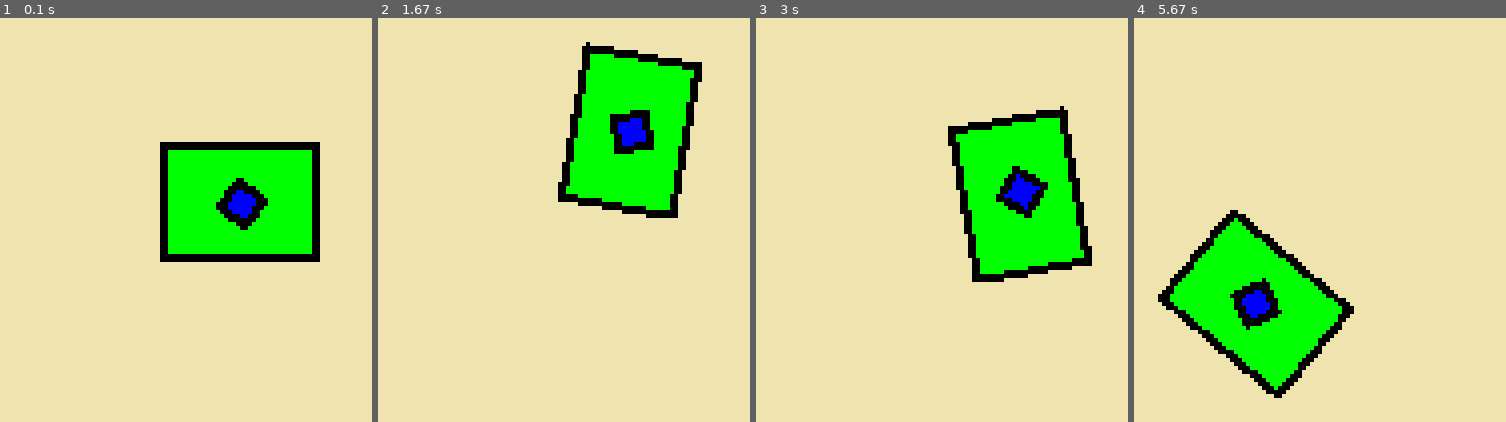
Above: before the commit, frames 1-4 (left to right).
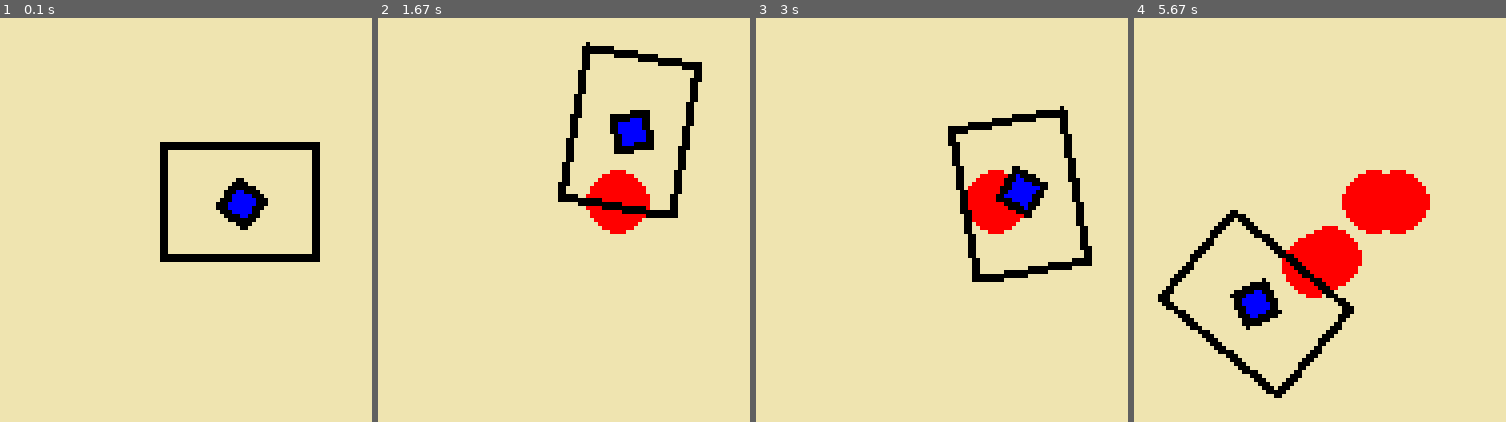
Above: after the commit, the same moments.

Repository: Keksfabrik-glitch/Panzerkiste
Game: pygame game, started from Zusammenführen.py
The game is run twice, just before and just after one commit, with the same random seed, the same clock (stepped at 60 frames per second) and the same inputs.
Inputs (mouse positions are in pixels of both pictures, inside the frame that each line leads up to):
- Up to frame 1 (0.1 s): no input
- Up to frame 2 (1.67 s): hold Space 0.33-0.8 s; hold D 0.33-0.8 s; move the mouse to (500, 308) at 0.37 s; hold D 0.83-1.3 s; move the mouse to (outside the picture) at 0.87 s; hold W 1.33-1.63 s; move the mouse to (outside the picture) at 1.37 s
- Up to frame 3 (3 s): hold D 1.67-2.13 s; move the mouse to (outside the picture) at 1.7 s; hold A 2.17-2.7 s; move the mouse to (outside the picture) at 2.2 s; hold S from 2.73 s (still down); move the mouse to (outside the picture) at 2.77 s
- Up to frame 4 (5.67 s): release S at 3.03 s; tap Space at 3.07, 3.47, 3.77, 3.9, 4.3, 4.6, 4.97, 5.37 s; hold A 3.4-3.8 s; move the mouse to (outside the picture) at 3.43 s; hold W 3.83-4.2 s; move the mouse to (outside the picture) at 3.87 s; hold D 4.23-4.87 s; move the mouse to (outside the picture) at 4.27 s; hold S 4.9-5.27 s; move the mouse to (outside the picture) at 4.93 s; hold A from 5.3 s (still down); move the mouse to (outside the picture) at 5.33 s

The runs differ from the first frame. In frame 1, 8.9% of the frame differs, in the area x 45-84%, y 32-59%; in frame 2, 9.5%; in frame 3, 8.9%; in frame 4, 14%, in the area x 9-80%, y 37-93%.

Commit message:
Update Zusammenführen.py
Zusammengeführt

Diff:
--- a/Zusammenführen.py
+++ b/Zusammenführen.py
@@ -1,23 +1,18 @@
 import pygame
-import sys
+import time
 import math
-
+import threading
 pygame.init()
 WIDTH, HEIGHT = 800, 600
 screen = pygame.display.set_mode((WIDTH, HEIGHT))
 clock = pygame.time.Clock()
 
-WHITE = (255, 255, 255)
-RED = (255, 0, 0)
+WEISS = (255, 255, 255)
+ROT = (255, 0, 0)
 SCHWARZ = (0, 0, 0)
 SAND = (239, 228, 176)
 BLAU = (0, 0, 255)
 panzer_größe = 40
-
-def angle_diff(a, b):
-    """Kleinste Differenz zwischen zwei Winkeln"""
-    diff = (b - a + 180) % 360 - 180
-    return diff
 
 class Player:
     def __init__(self, position):
@@ -25,29 +20,33 @@
         self.position = pygame.Vector2(position)
         self.geschwindigkeit = 10
         self.kugeln = 5
-        self.kugelgeschwindigkeit = 20
         self.kugel_art = 1  # 2 = Feuer
         self.nachladezeit = 3
         self.letzterSchuss = 0
-        self.mineZeit = 7
-        self.minenAnzahl = -1  # -1 = unendlich viele
+        self.mieneZeit = 7
+        self.mienenAnzahl = -1  # -1 = unendlich viele
+        self.letzte_mine_zeit = 0
+        self.mine_cooldown = 500
         self.drehgeschwindigkeit = 5
         self.turmDrehgeschw = 8
         self.abpraller = 2
         self.abprallChance = 0.75
         self.richtung = 90  #
+        self.turmWinkel = 0
+        self.leben = 3
+        self.mienenPos = []
         self.winkel = 0
         self.turmWinkel = 0
         self.leben = 3
-        self.ActiveKugeln = []
+        self.mienenPos = []
+    def Drehen(self,Um):
 
-    def Drehen(self, Um):
         self.richtung += Um
         self.richtung %= 360
 
     def goW(self):
         rad = math.radians(self.richtung)
-        bewegung = pygame.Vector2(math.sin(rad), -math.cos(rad)) * self.geschwindigkeit / 10
+        bewegung = pygame.Vector2( math.sin(rad), -math.cos(rad) ) * self.geschwindigkeit/10
         self.position += bewegung
 
     def goD(self):
@@ -58,12 +57,22 @@
 
     def goS(self):
         rad = math.radians(self.richtung)
-        bewegung = pygame.Vector2(math.sin(rad), -math.cos(rad)) * self.geschwindigkeit / 10
+        bewegung = pygame.Vector2( math.sin(rad), -math.cos(rad) ) * self.geschwindigkeit/10
         self.position -= bewegung
+    def Miene(self):
+        aktuelle_zeit = pygame.time.get_ticks()
+        if aktuelle_zeit - self.letzte_mine_zeit >= self.mine_cooldown:
+            if self.mienenAnzahl >= 1 or self.mienenAnzahl == -1:
+                if self.mienenAnzahl != -1:
+                    self.mienenAnzahl -= 1
+                if len(self.mienenPos) <= 5:
+                    self.mienenPos.append(self.position.copy())
+                    self.letzte_mine_zeit = aktuelle_zeit
 
-# IGNORIEREN NUR DAMIT MAN ES VISUELL SIEHT
+
+#IGNORIEREN NUR DAMIT MAN ES VISUELL SIEHT
+
 player = Player((400, 300))
-
 # Definiere das blaue Quadrat (unten)
 unten = pygame.Surface((panzer_größe / 4, panzer_größe / 4), pygame.SRCALPHA)
 unten.fill(BLAU)
@@ -77,7 +86,6 @@
     for event in pygame.event.get():
         if event.type == pygame.QUIT:
             running = False
-
     maus_pos = pygame.mouse.get_pos()
     richtung = pygame.Vector2(maus_pos) - player.position
     if richtung.length() != 0:
@@ -98,15 +106,21 @@
         player.goA()
     if keys[pygame.K_d]:
         player.goD()
+    if keys[pygame.K_SPACE]:
+        MieneVerarbeitung = threading.Thread(target=player.Miene(), args=())
 
-    # Zeichne den Turm (rotierend)
+    for pos in player.mienenPos:
+        miene = pygame.draw.circle(screen, ROT, (pos.x,pos.y), 8)
+    panzer_breite = 20
+    panzer_länge = 40
+    panzer_surface = pygame.Surface((panzer_breite, panzer_länge), pygame.SRCALPHA)
+    panzer_surface.fill((0, 255, 0))
+     # Zeichne den Turm (rotierend)
     panzer_surface = pygame.Surface((panzer_größe-(panzer_größe/4), panzer_größe), pygame.SRCALPHA)
-    panzer_surface.fill((0, 255, 0))
     pygame.draw.rect(panzer_surface, SCHWARZ, (0, 0,panzer_größe-(panzer_größe/4), panzer_größe), 2)
 
     gedreht = pygame.transform.rotate(panzer_surface, -player.richtung)
     gedreht_rect = gedreht.get_rect(center=player.position)
-
     # Zeichne den Unterteil
     screen.blit(gedreht, gedreht_rect.topleft)
 
